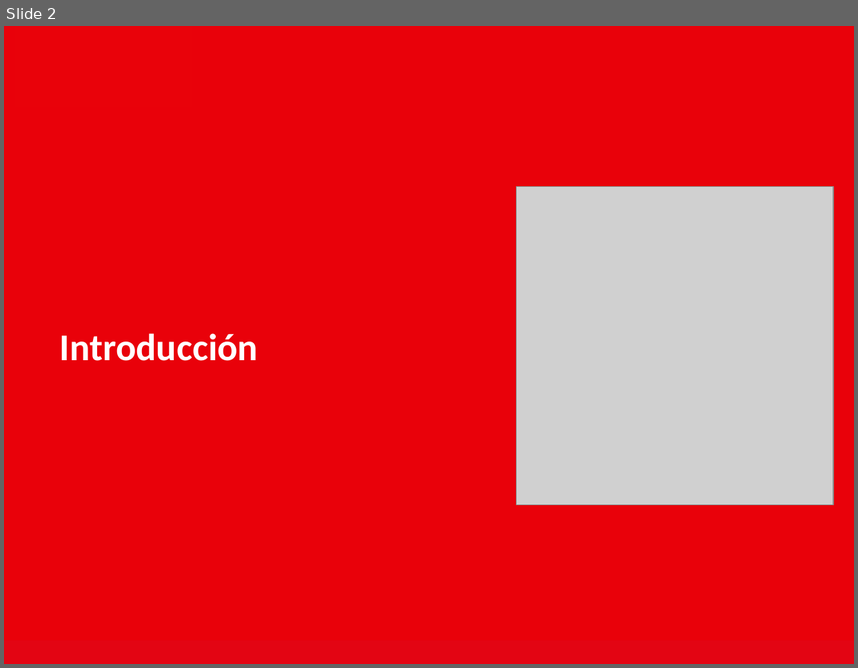
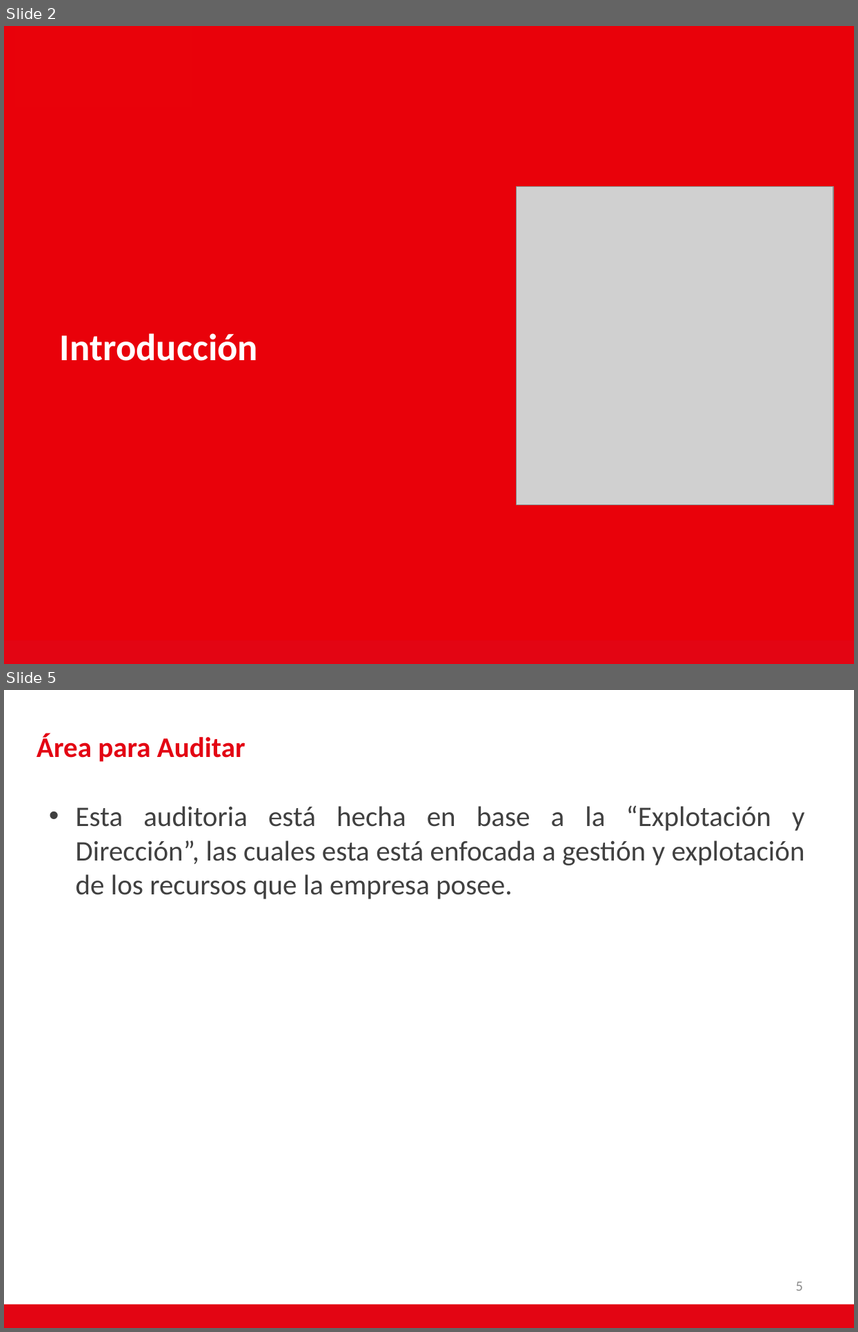
Before and after one commit to AdNNNN/inacap.2019, a slide deck: trabajos.inacap.2019/Seguridad y auditoria informática/Unidad 3/Planilla Editable.pptx. Shown one above the other, each under a label of ours: slide 2 before the commit, slides 2 and 5 after it; the slides between them are not shown. The pictures are 858x668 and 858x1332 pixels, drawn with LibreOffice and Linux fonts; fonts in the diff are those of the drawing; grey boxes stand for pictures; background and template pictures are left out. Boxes give left, top, right and bottom in pixels: in the first picture for what was removed or moved away, otherwise in the second. Text is boxed around its words. In the diff, an @@ line names an element or a change of style, - is before the commit and + after.

```diff
--- a/trabajos.inacap.2019/Seguridad y auditoria informática/Unidad 3/Planilla Editable.pptx
+++ b/trabajos.inacap.2019/Seguridad y auditoria informática/Unidad 3/Planilla Editable.pptx
@@ slide 5 added at <box>4,690,854,1328</box>, background #FFFFFF; not listed: 1 template element that a slide beside it also shows @@
@@ title added at <box>36,734,245,762</box>, 24 pt, text #E30513, bold @@
+Área para Auditar
@@ text added at <box>76,805,805,899</box>, 24 pt, text #404040 @@
+• Esta auditoria está hecha en base a la “Explotación y Dirección”, las cuales esta está enfocada a gestión y explotación de los recursos que la empresa posee.
@@ page number added at <box>796,1281,803,1290</box>, 12 pt, text #8C8C8C @@
+5
```
Also in this commit, not shown: 3 slides changed, 9 other slides added, 6 slides removed, 12 other files.
